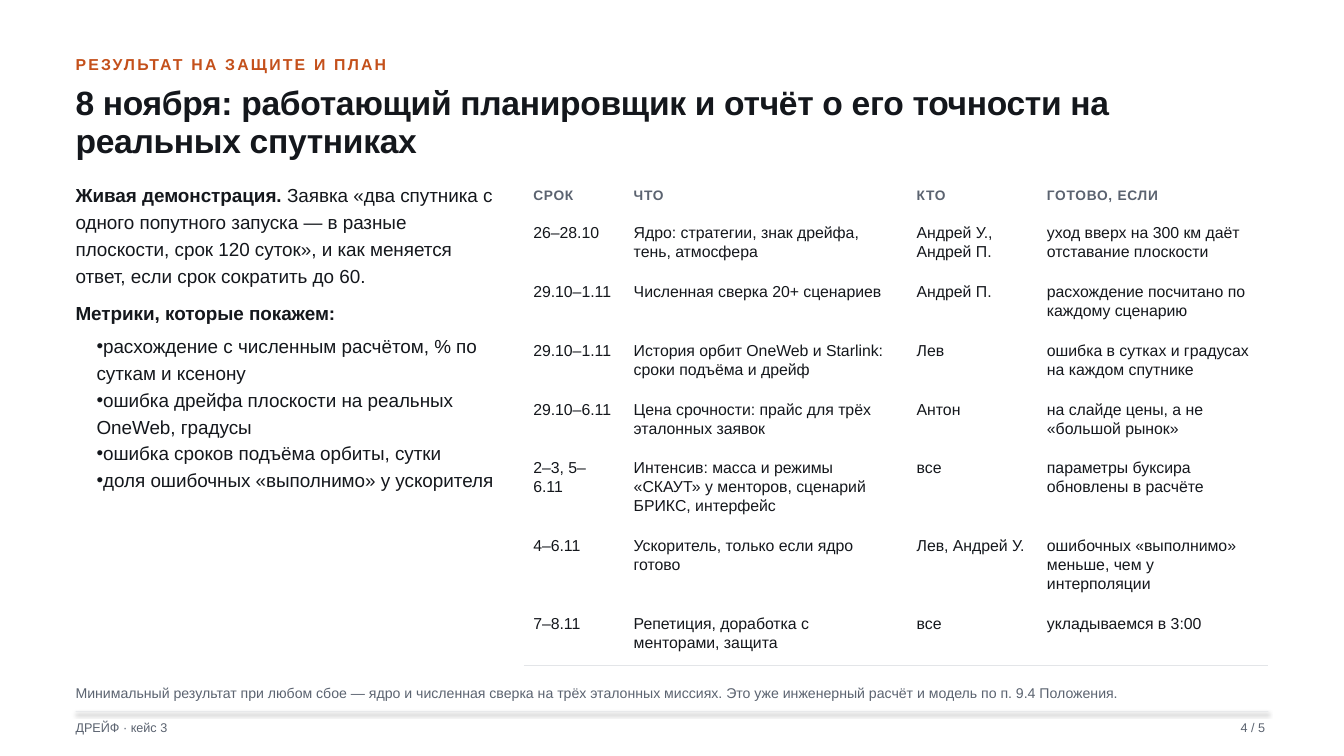
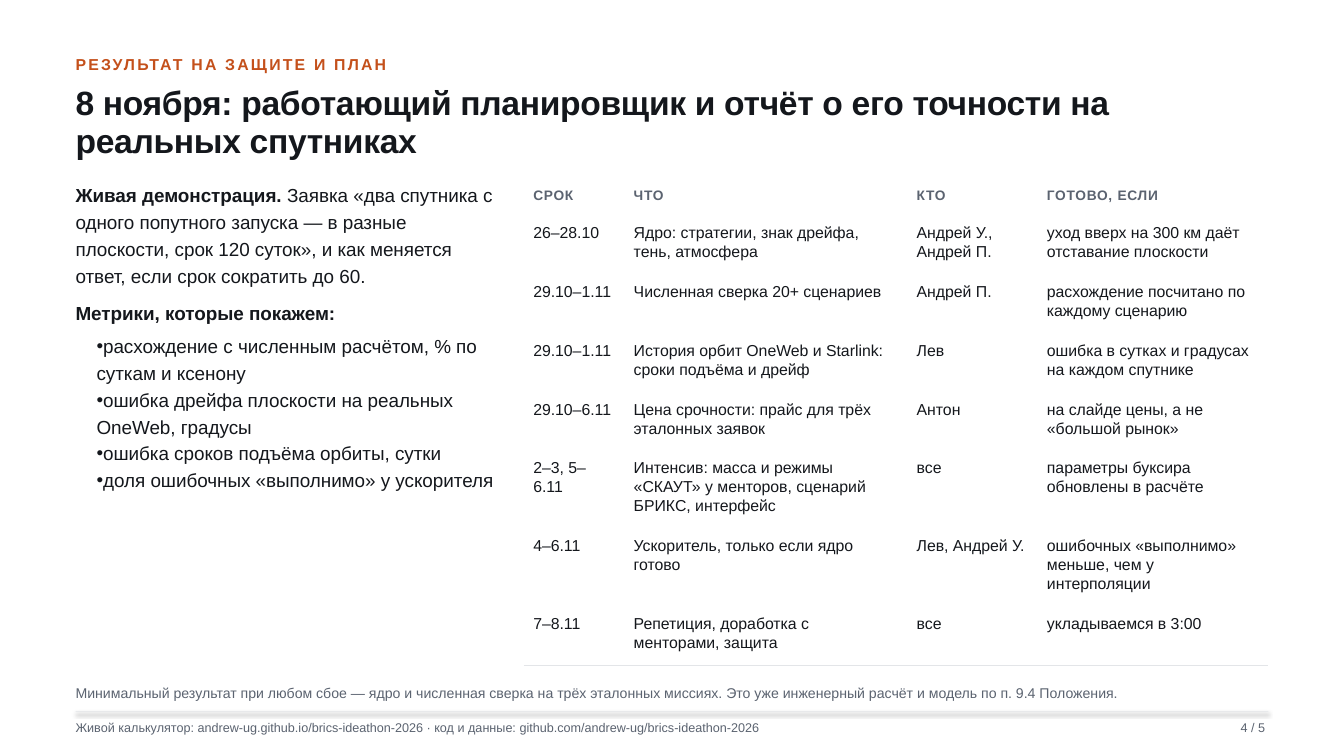
Before and after one commit to andrew-ug/brics-ideathon-2026, a slide deck: slide 4 of out/slides/DREIF_portfolio.pptx. Drawn at 1344x756 pixels with LibreOffice and Linux fonts; fonts in the diff are those of the drawing. Boxes give left, top, right and bottom in pixels: in the first picture for what was removed or moved away, otherwise in the second. Text is boxed around its words. In the diff, an @@ line names an element or a change of style, - is before the commit and + after.

Commit message:
Ссылка на живой калькулятор в портфолио и текстах для Фигмы

```diff
--- a/out/slides/DREIF_portfolio.pptx
+++ b/out/slides/DREIF_portfolio.pptx
@@ text at (76, 722, 760, 735): text changed @@
-ДРЕЙФ · кейс 3
+Живой калькулятор: andrew-ug.github.io/brics-ideathon-2026 · код и данные: github.com/andrew-ug/brics-ideathon-2026
```
Also in this commit, not shown: 1 other slide changed, 6 other files.
